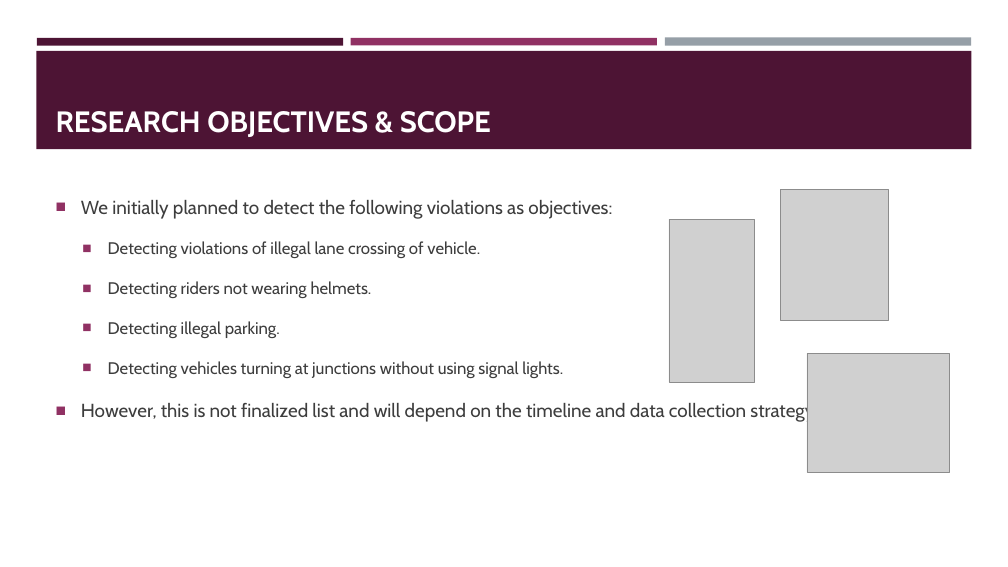
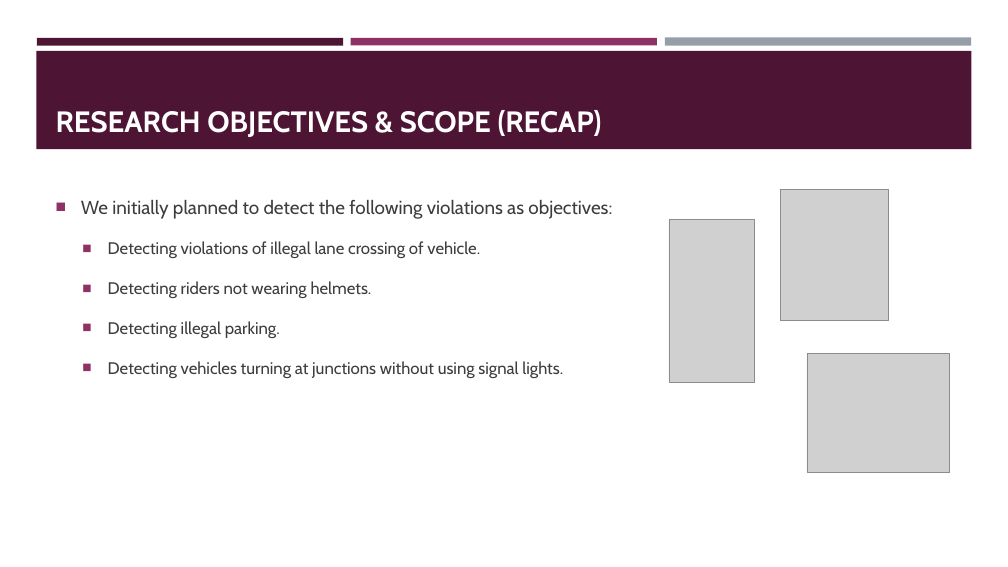
Before and after one commit to prageethmadhu/LVLane, a slide deck: slide 3 of DEMO/progress_report.pptx. Drawn at 1008x567 pixels with LibreOffice and Linux fonts; fonts in the diff are those of the drawing; grey boxes stand for pictures. Boxes give left, top, right and bottom in pixels: in the first picture for what was removed or moved away, otherwise in the second. Text is boxed around its words. In the diff, an @@ line names an element or a change of style, - is before the commit and + after.

```diff
--- a/DEMO/progress_report.pptx
+++ b/DEMO/progress_report.pptx
@@ title at [56,110,602,137]: text changed @@
-RESEARCH OBJECTIVES & SCOPE
+RESEARCH OBJECTIVES & SCOPE (RECAP)
@@ text at [81,402,817,423]: paragraph removed @@
-■ However, this is not finalized list and will depend on the timeline and data collection strategy.
```
Also in this commit, not shown: 7 other slides changed, 2 slides added.
